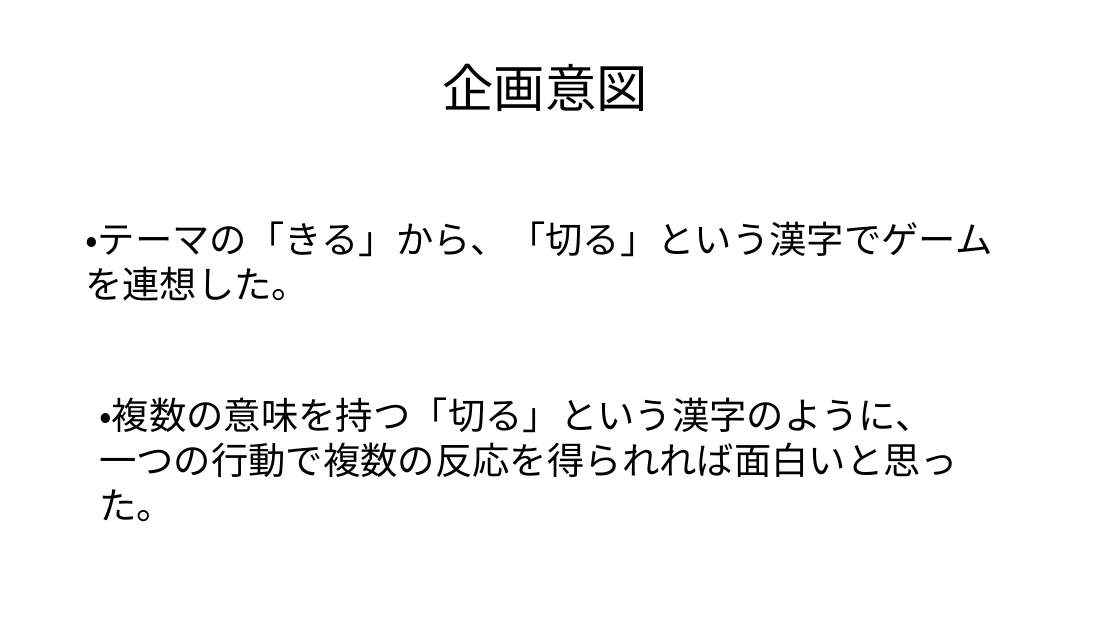
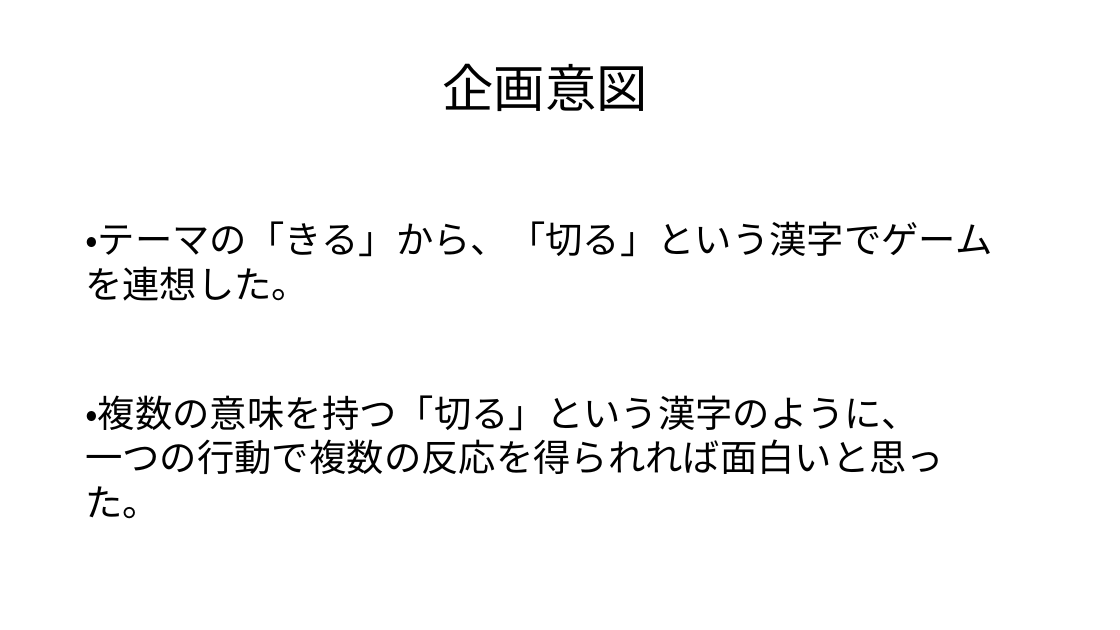
Before and after one commit to nkyyut/KBC_GameCamp, a slide deck: slide 3 of プレゼンテーション1.pptx. Drawn at 1120x630 pixels with LibreOffice and Linux fonts; fonts in the diff are those of the drawing. Boxes give left, top, right and bottom in pixels: in the first picture for what was removed or moved away, otherwise in the second. Text is boxed around its words. In the diff, an @@ line names an element or a change of style, - is before the commit and + after.

```diff
--- a/プレゼンテーション1.pptx
+++ b/プレゼンテーション1.pptx
@@ text "・複数の意味を持つ「切る」という漢字のように、": place and size @@
-text "・複数の意味を持つ「切る」という漢字のように、" at (99, 397, 958, 522)
+text "・複数の意味を持つ「切る」という漢字のように、" at (85, 395, 944, 519)
```
Also in this commit, not shown: 2 other slides changed.
